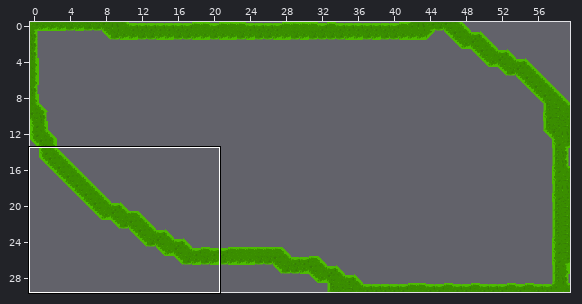
An edit to a level. Tiled map, resources/act-1/map-14.tmx. Above: a wide view before the commit, with the close-up outlined.
Close-up. The starting point:
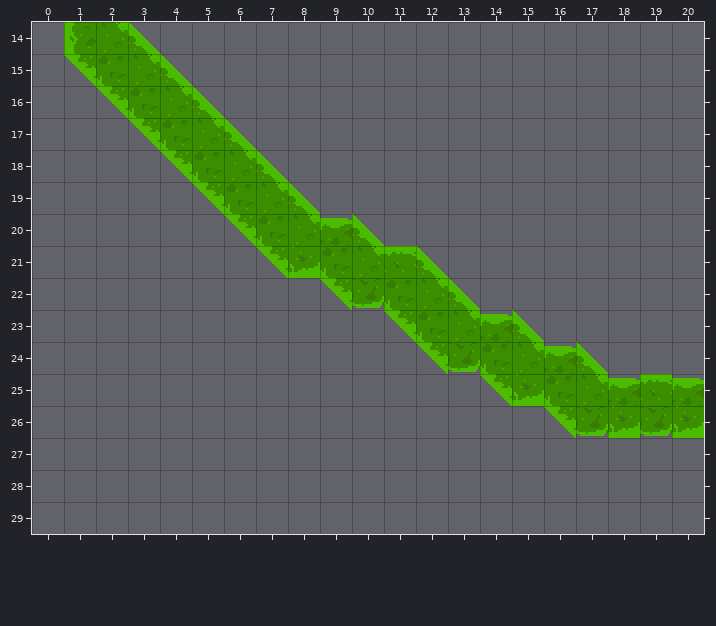
Cells are 16x16 px. Shown: x 0..20, y 14..29. The commit also changed other parts of the map, which this record leaves out.
New version:
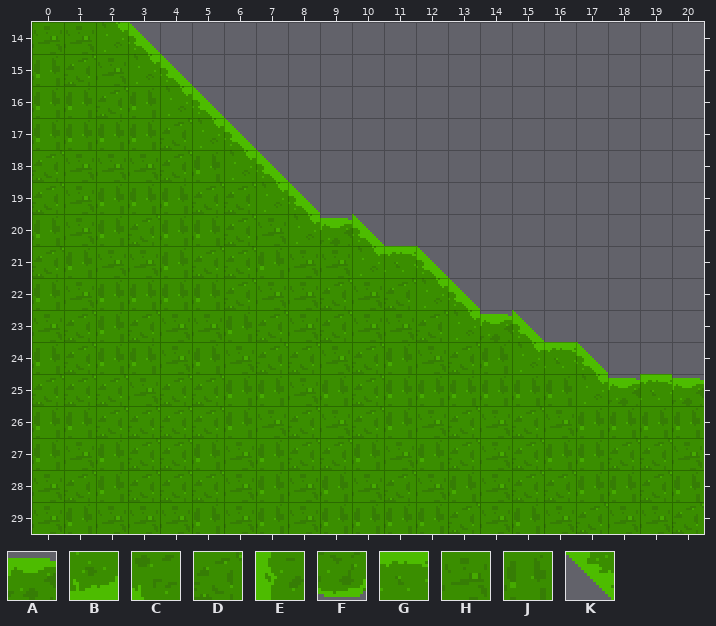
Key: from "tileset": A 3, B 7, C 8, D 14, E 19, F 25, G 29, H 52, J 53, K 89.
_ is an empty cell, . an unchanged one.
Edits made:
--- layer "terrain"
@@ x 0..20 @@
-14 _E...................
-15 _KC..................
-16 __KC.................
-17 ___KC................
-18 ____KC...............
-19 _____KC..............
-20 ______KC.............
-21 _______KBC...........
-22 _________KFC.........
-23 ___________KC........
-24 ____________KFC.A....
-25 ______________KBC....
-26 ________________KFBFB
-27 _____________________
-28 _____________________
-29 _____________________
+14 HH...................
+15 JDH..................
+16 JJDJ.................
+17 JJJJD................
+18 DHHHDJ...............
+19 DHJJJDD..............
+20 JHJDJJDH.............
+21 DJHHJDDJHH...........
+22 JHJJJJDHHDHD.........
+23 HDJDHHJDHDHHD........
+24 JDJJHJHDDHDJHDJ.G....
+25 DDDHDDJJHJDJJJJJJ....
+26 JJDDDDJHDHDJHDHDHJJJJ
+27 JHJDDJHJDDJHJDHDJJDDH
+28 HDJDDDHJHJHDHJHDDJJDJ
+29 HJHHHJHJHJJJJDHJHDHHD
